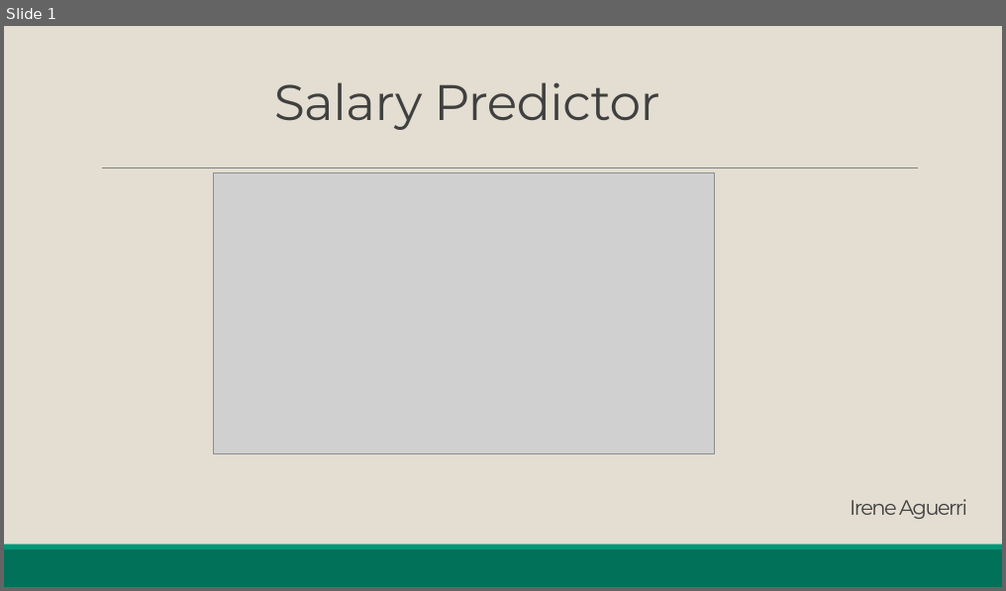
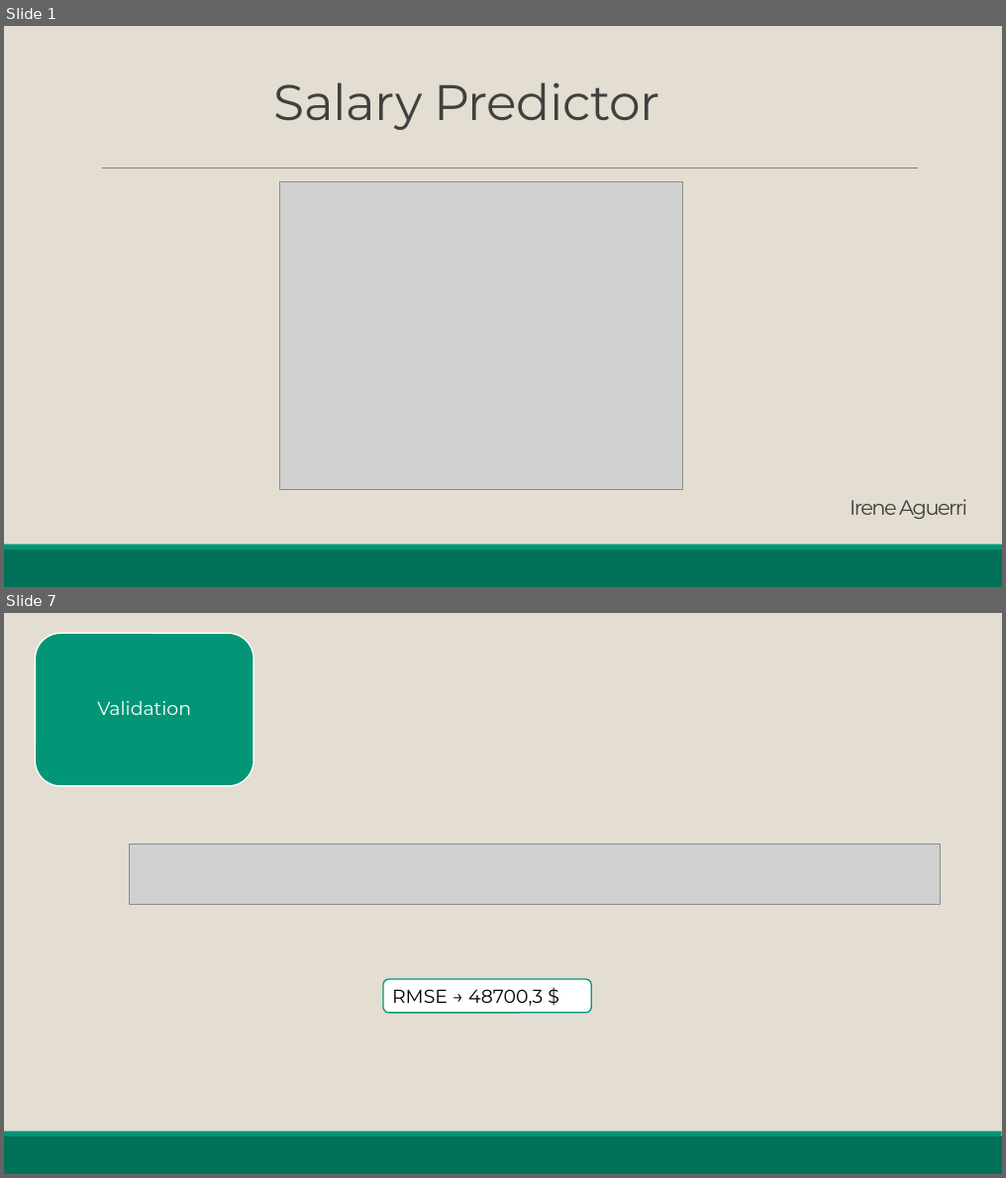
Before and after one commit to iaguerri/Kaggle-Data-Science-Predictor, a slide deck: Salary_Predictor.pptx. Shown one above the other, each under a label of ours: slide 1 before the commit, slides 1 and 7 after it; the slides between them are not shown. The pictures are 1006x591 and 1006x1178 pixels, drawn with LibreOffice and Linux fonts; fonts in the diff are those of the drawing; grey boxes stand for pictures. Boxes give left, top, right and bottom in pixels: in the first picture for what was removed or moved away, otherwise in the second. Text is boxed around its words. In the diff, an @@ line names an element or a change of style, - is before the commit and + after.

```diff
--- a/Salary_Predictor.pptx
+++ b/Salary_Predictor.pptx
@@ slide 7 added at <box>4,613,1002,1174</box>, background #E3DED1; not listed: 2 template elements that a slide beside it also shows @@
@@ rounded rectangle added at <box>35,633,253,786</box>, fill #029676, outline #FFFFFF 1.25 pt @@
@@ text added at <box>97,701,191,715</box>, 18 pt, text #FFFFFF @@
+Validation
@@ picture added at <box>129,845,940,904</box> @@
@@ rounded rectangle added at <box>383,980,592,1014</box>, fill #FFFFFF, outline #029676 1.25 pt, 18 pt, text #000000 @@
+RMSE → 48700,3 $
@@ slide 1 changed as well @@
@@ picture: place and size @@
-picture at <box>214,173,715,455</box>
+picture at <box>279,181,683,490</box>
```
Also in this commit, not shown: 6 other slides added, 1 slide removed, 7 other files.
